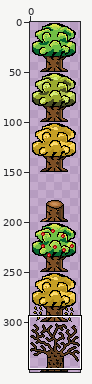
A sprite sheet gets an edit: resources/textures/tree.png. Above: a wide view before the commit, with the close-up outlined.
Close-up. Before the commit:
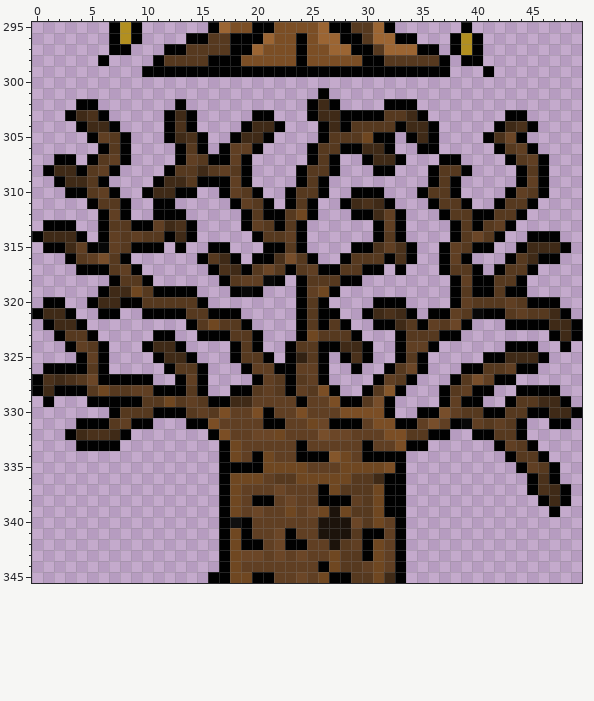
The file is 50x350 pixels. Colours within 5 levels of each other are drawn and written as one. Shown: x 0..49, y 295..345.
The result:
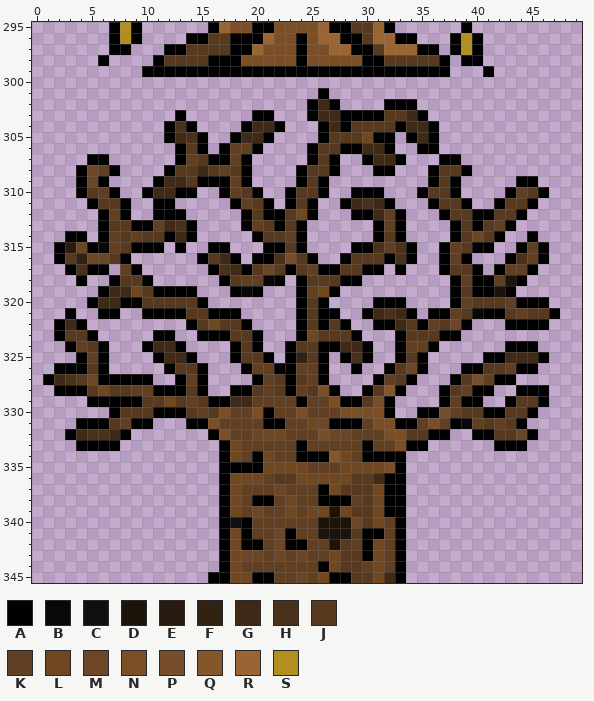
Palette (. is transparent): A #010101  B #080808  C #101010  D #1c130b  E #291b0f  F #322213  G #3f2a17  H #4a311b  J #56391f  K #603f23  L #6f4721  M #6b4627  N #7b4e25  P #774e2b  Q #84562b  R #9b6533  S #b28f20
Diff:
Changed rows in their new state; - is an unchanged pixel.
first column x 0:
302 ----..-------.------------------------------------
303 ---....-----.A.----------------------------..-----
304 ----....----------------------------------....----
305 -----....--------------------------------....-----
306 ------...---------------------------------....----
307 --..--A..----------------------------------....---
308 -...-M--------------------------------------...---
309 --..AM---------------------------------------A.---
310 ---.----------------------------------------------
313 -...----------------------------------------------
314 ...A------------------------------------------..--
315 -.-EM----------------------------------------KA..-
316 --AJFMM-------------------------------------HK-.--
317 ---AH--.-----------------------------------KK-----
318 ----A-------------------------------------KD------
319 ------------------------------------------D-.-----
320 -..-----------------------------------------A--.--
321 ...--------------------------------------------A.-
322 -.A--------------------------------------------...
323 -----------------------------------------------...
324 ------------------------------------------------.-
326 -.------------------------------------------------
327 .A------------------------------------------------
328 ..---------------------------------------------.--
329 -.--------------------------------------------A..-
330 ----------------------------------------------....
331 -----------------------------------------------..-
332 --------------------------------------------MA----
333 -------------------------------------------AA.----
334 -------------------------------------------....---
335 --------------------------------------------....--
336 ---------------------------------------------...--
337 ---------------------------------------------....-
338 ----------------------------------------------...-
339 -----------------------------------------------.--
Where, in picture pixels (left, top, right, bottom), the same in both close-ups:
changed: (32, 99, 131, 407)
changed: (164, 99, 197, 121)
changed: (483, 110, 549, 187)
changed: (494, 231, 582, 352)
changed: (505, 385, 582, 517)
